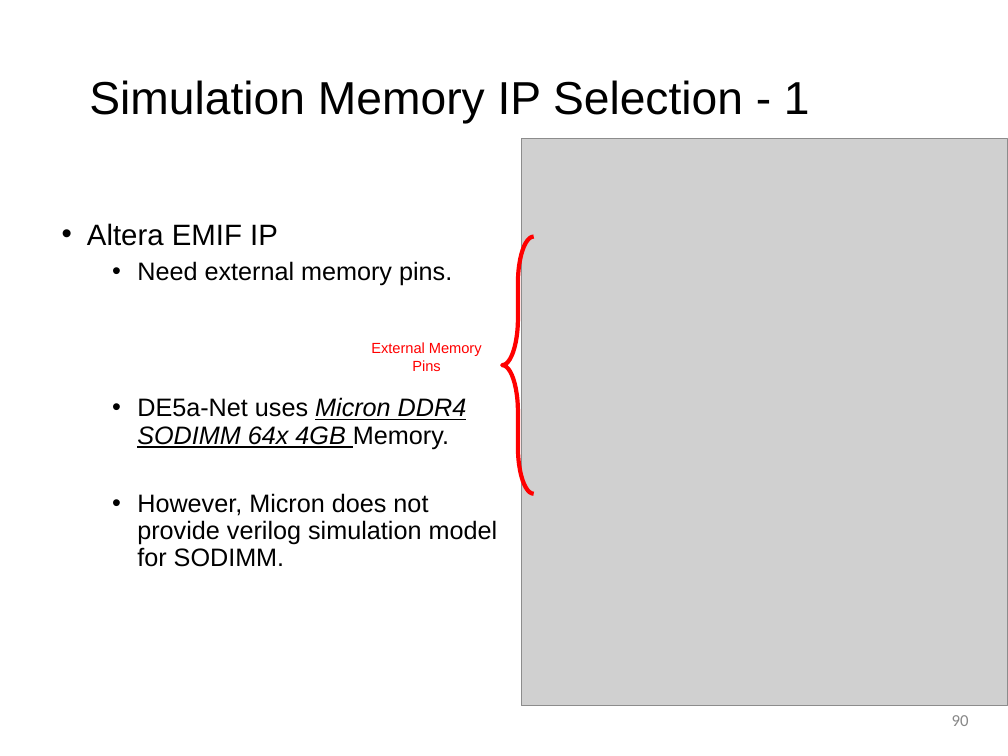
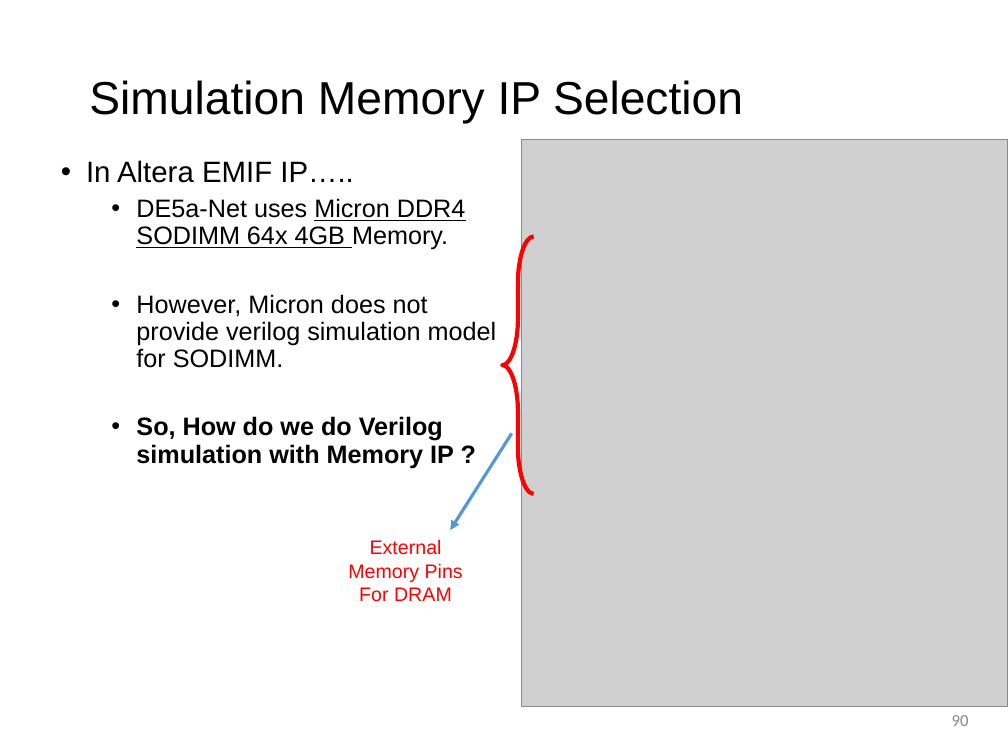
Before and after one commit to shihjimmy/riffa, a slide deck: slide 90 of RIFFA_tutorial_2025.pptx. Drawn at 1008x756 pixels with LibreOffice and Linux fonts; fonts in the diff are those of the drawing; grey boxes stand for pictures; background and template pictures are left out. Boxes give left, top, right and bottom in pixels: in the first picture for what was removed or moved away, otherwise in the second. Text is boxed around its words. In the diff, an @@ line names an element or a change of style, - is before the commit and + after.

```diff
--- a/RIFFA_tutorial_2025.pptx
+++ b/RIFFA_tutorial_2025.pptx
@@ text at bbox=[89, 80, 743, 124]: text changed @@
-Simulation Memory IP Selection - 1
+Simulation Memory IP Selection
@@ text "In Altera EMIF IP…..": place and size @@
-text "In Altera EMIF IP….." at bbox=[87, 223, 498, 567]
+text "In Altera EMIF IP….." at bbox=[86, 160, 497, 468]
@@ text at bbox=[86, 160, 353, 183]: text changed; size 18 to 21 pt @@
-• Altera EMIF IP
-  • Need external memory pins.
+• In Altera EMIF IP…..
@@ text at bbox=[136, 198, 466, 250]: italic off in "Micron DDR4 SODIMM 64x 4GB" @@
@@ text at bbox=[136, 416, 454, 468]: paragraph added @@
+  • So, How do we do Verilog simulation with Memory IP ?
@@ arrow added from (512, 433) to (451, 530), #5698D3 2.25 pt @@
@@ text "External Memory Pins": place and size @@
-text "External Memory Pins" at bbox=[371, 342, 482, 371]
+text "External Memory Pins" at bbox=[348, 539, 463, 602]
@@ text at bbox=[348, 539, 463, 582]: size 10.5 to 14 pt in "External Memory Pins" @@
@@ text at bbox=[359, 587, 452, 602]: paragraph added @@
+For DRAM
```
Also in this commit, not shown: 40 other slides changed, 1 slide added, 2 slides removed.
